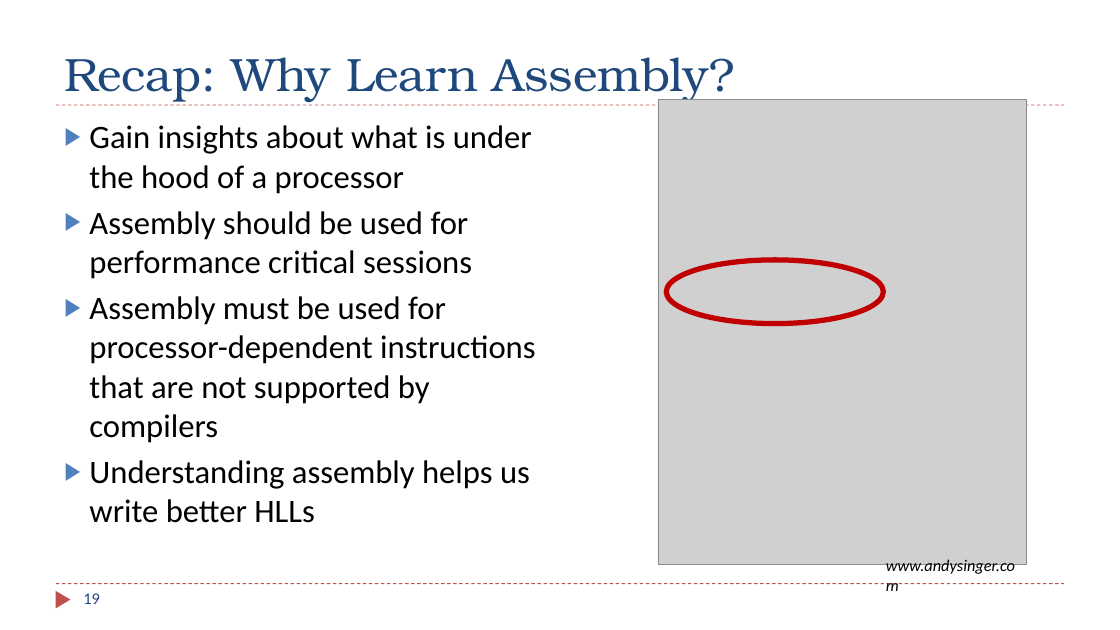
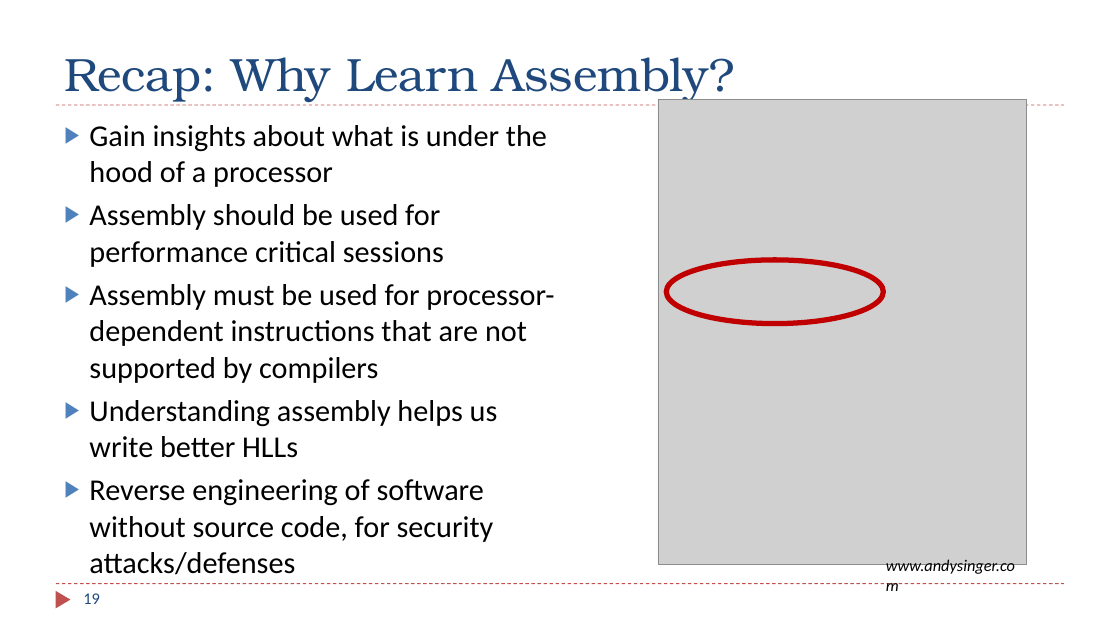
Before and after one commit to guhofstra/CSC111Sp26, a slide deck: slide 19 of PPTs/L0.1 Why Learn Assembly.pptx. Drawn at 1120x630 pixels with LibreOffice and Linux fonts; fonts in the diff are those of the drawing; grey boxes stand for pictures. Boxes give left, top, right and bottom in pixels: in the first picture for what was removed or moved away, otherwise in the second. Text is boxed around its words. In the diff, an @@ line names an element or a change of style, - is before the commit and + after.

```diff
--- a/PPTs/L0.1 Why Learn Assembly.pptx
+++ b/PPTs/L0.1 Why Learn Assembly.pptx
@@ text at [89, 125, 554, 458]: size 28 to 25.9 pt in "Gain insights about what is under the ...", "Assembly should be used for performance critical ...", "Assembly must be used for processor-dependent instructions ...", "Understanding assembly helps us write better HLLs" @@
@@ text at [89, 479, 494, 575]: paragraph added @@
+▶ Reverse engineering of software without source code, for security attacks/defenses
```
Also in this commit, not shown: 3 other files.
